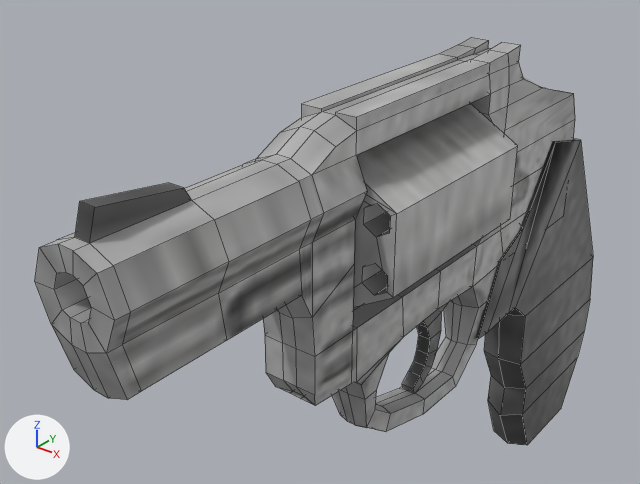
The FBX model Assets/FBX/German 130/german_130.fbx, before and after one commit.
The view is the same before and after, from a 50 mm lens placed at (0.118, -0.214, 0.121), pointed at (-0.032, -0.026, 0.005). Arrows for +X, +Y and +Z are at lower left; the lights stay in place. Mesh edges are drawn as thin lines. Where no turn or scale is listed for an object, it has been applied to the vertices.

Names of what the first picture shows: 'german_130'.
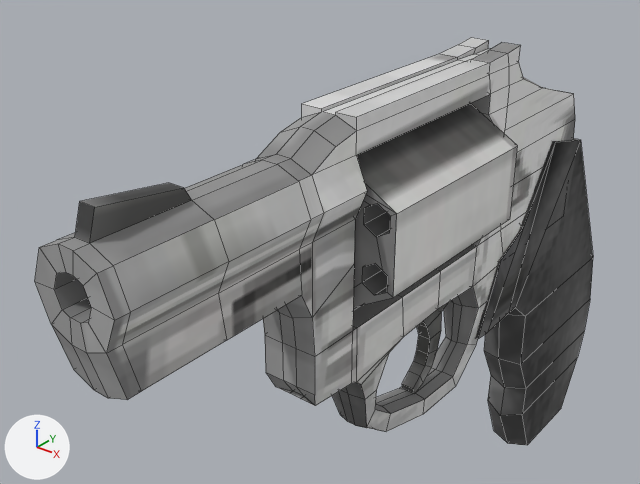
What changed in the scene script:
```text
Add img_german_130_texture_png:
    img_german_130_texture_png = load_image('german_130_texture.png', 'german_130_texture.png', 256, 256, 'sRGB')
Change mat_texture:
    mat_texture.texture: img_texture_png -> img_german_130_texture_png
    mat_texture.roughness: 0.5 -> 1.0
```

Location of each change, (x1, y1, x2, y2) in pixels of the pictures (640 x 484 px):
'german_130', surface changed: (43, 37, 593, 445) in both
